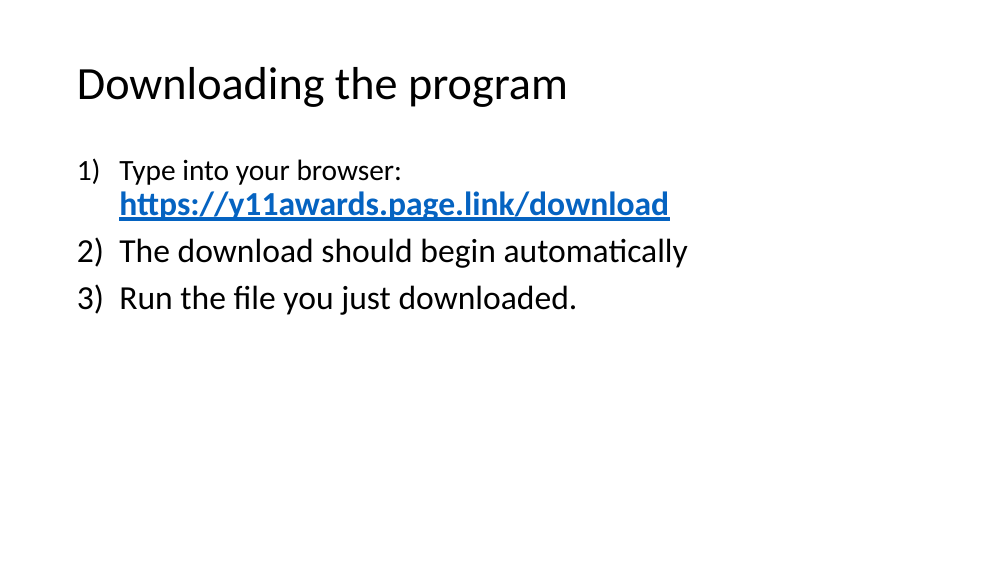
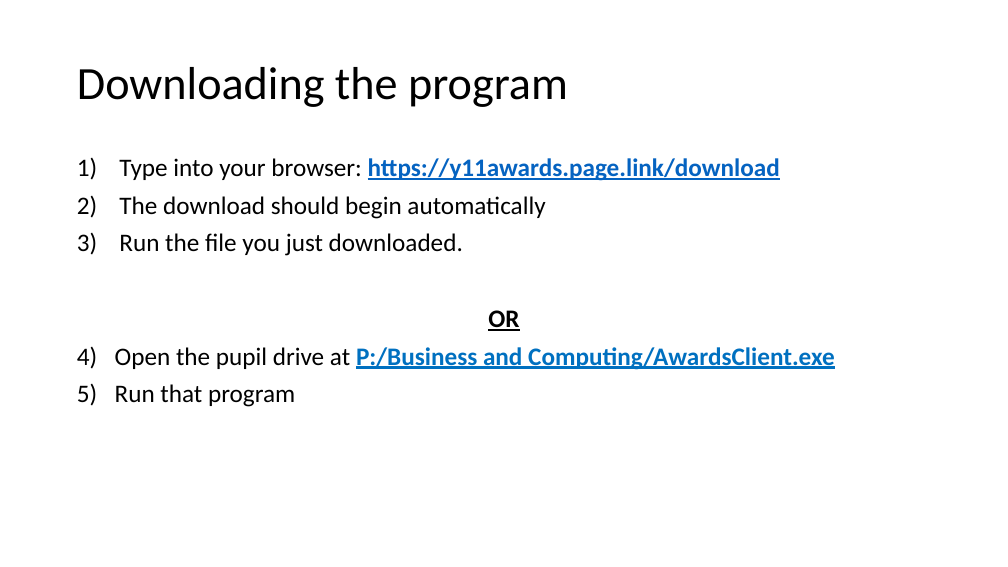
Before and after one commit to TheGrandCoding/awardsserver, a slide deck: slide 2 of TestPPT.pptx. Drawn at 1008x567 pixels with LibreOffice and Linux fonts; fonts in the diff are those of the drawing. Boxes give left, top, right and bottom in pixels: in the first picture for what was removed or moved away, otherwise in the second. Text is boxed around its words. In the diff, an @@ line names an element or a change of style, - is before the commit and + after.

Commit message:
Update readme and powerpoint

```diff
--- a/TestPPT.pptx
+++ b/TestPPT.pptx
@@ text at (119, 158, 780, 256): size 28 to 24 pt in "Type into your browser:"; size 32 to 24 pt in "https://y11awards.page.link/download", "The download should begin automatically", "Run the file you just downloaded." @@
@@ text at (115, 310, 835, 407): paragraphs added @@
+OR
+1) Open the pupil drive at P:/Business and Computing/AwardsClient.exe
+2) Run that program
```
Also in this commit, not shown: 5 other files.
